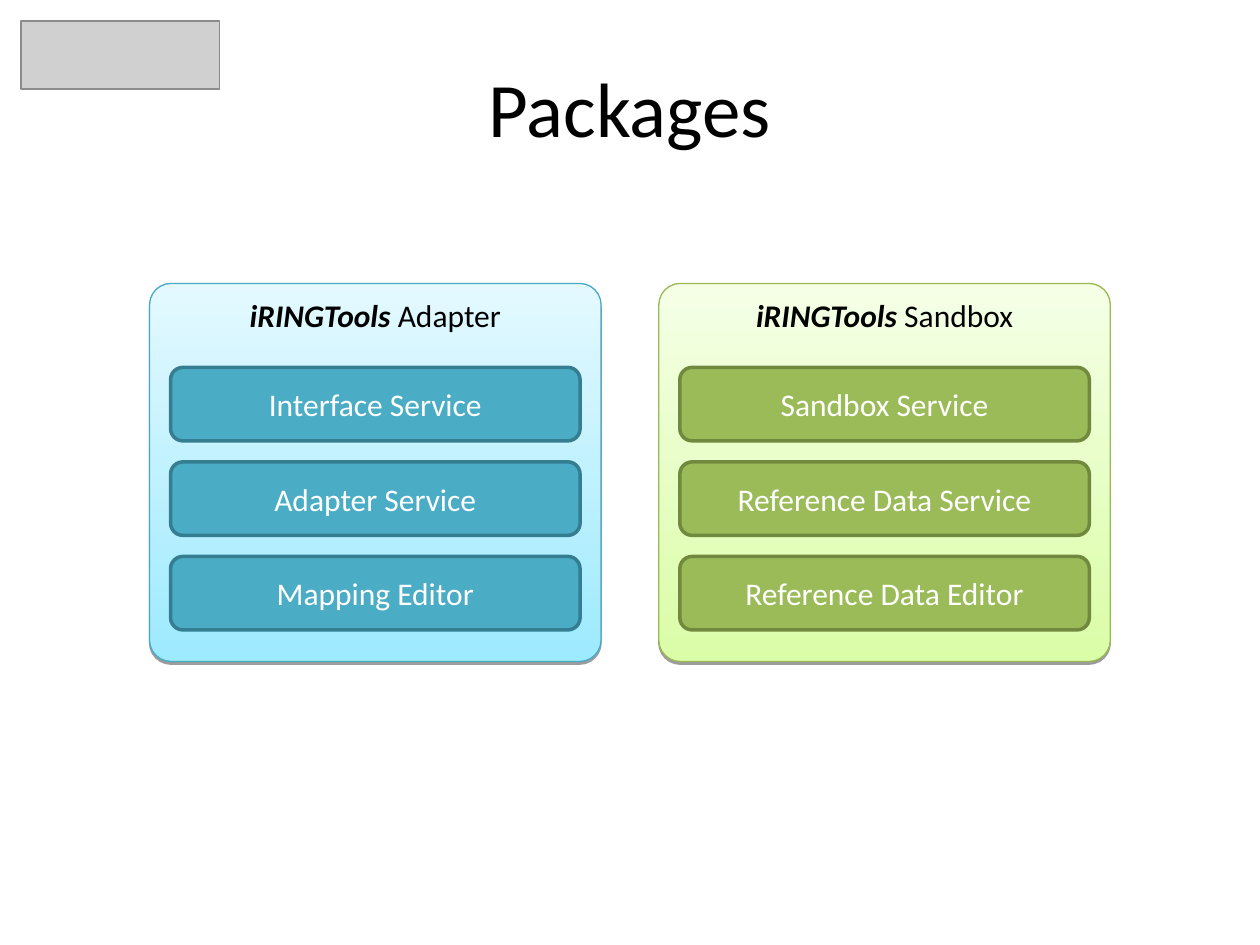
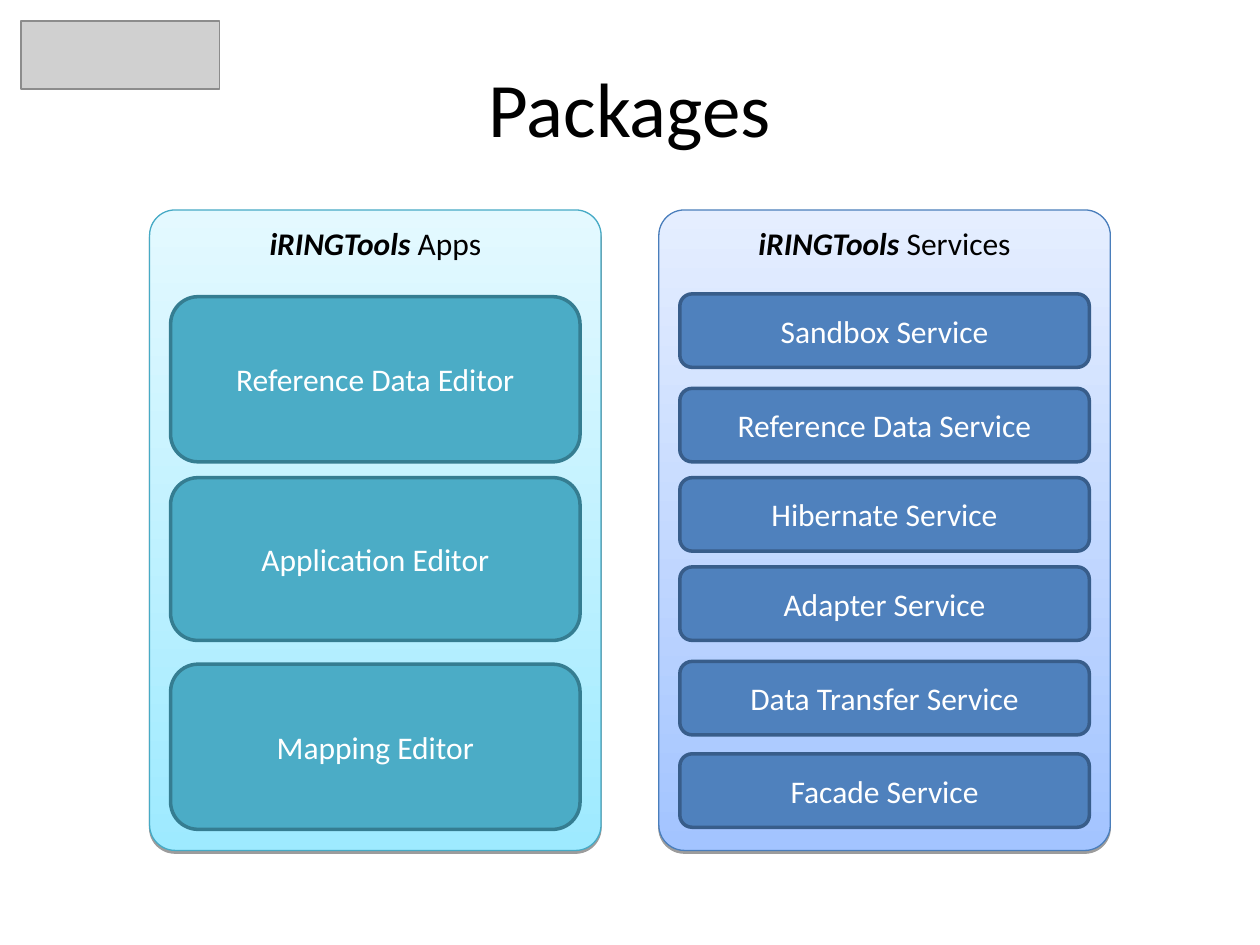
Before and after one commit to heyena/iring-tools, a slide deck: slide 2 of branches/2.0.x/Documentation/iRINGTools_SDK_Overview_v2.0.0.ppt. Drawn at 1260x945 pixels with LibreOffice and Linux fonts; fonts in the diff are those of the drawing; grey boxes stand for pictures; background and template pictures are left out. Boxes give left, top, right and bottom in pixels: in the first picture for what was removed or moved away, otherwise in the second. Text is boxed around its words. In the diff, an @@ line names an element or a change of style, - is before the commit and + after.

```diff
--- a/branches/2.0.x/Documentation/iRINGTools_SDK_Overview_v2.0.0.ppt
+++ b/branches/2.0.x/Documentation/iRINGTools_SDK_Overview_v2.0.0.ppt
@@ rounded rectangle removed at <box>150,284,601,662</box> @@
-iRINGTools Adapter
@@ rounded rectangle "Reference Data Editor": place and size @@
-rounded rectangle "Reference Data Editor" at <box>680,557,1090,630</box>
+rounded rectangle "Reference Data Editor" at <box>170,296,580,461</box>
@@ rounded rectangle "Reference Data Editor" at <box>170,296,580,461</box>: fill #9BBB59 to #4BACC6; outline #71893F 2.01 pt to #357D91 2.01 pt @@
@@ rounded rectangle removed at <box>659,284,1110,662</box> @@
-iRINGTools Sandbox
@@ rounded rectangle "Sandbox Service": place and size @@
-rounded rectangle "Sandbox Service" at <box>680,368,1090,441</box>
+rounded rectangle "Sandbox Service" at <box>680,294,1090,367</box>
@@ rounded rectangle "Sandbox Service" at <box>680,294,1090,367</box>: fill #9BBB59 to #4F81BD; outline #71893F 2.01 pt to #385D8A 2.01 pt @@
@@ rounded rectangle removed at <box>170,368,580,441</box> @@
-Interface Service
@@ rounded rectangle "Reference Data Service": place and size @@
-rounded rectangle "Reference Data Service" at <box>680,462,1090,536</box>
+rounded rectangle "Reference Data Service" at <box>680,388,1090,461</box>
@@ rounded rectangle "Reference Data Service" at <box>680,388,1090,461</box>: fill #9BBB59 to #4F81BD; outline #71893F 2.01 pt to #385D8A 2.01 pt @@
@@ rounded rectangle "Adapter Service": place and size @@
-rounded rectangle "Adapter Service" at <box>170,462,580,536</box>
+rounded rectangle "Adapter Service" at <box>680,567,1090,640</box>
@@ rounded rectangle "Adapter Service" at <box>680,567,1090,640</box>: fill #4BACC6 to #4F81BD; outline #357D91 2.01 pt to #385D8A 2.01 pt @@
@@ rounded rectangle "Mapping Editor": place and size @@
-rounded rectangle "Mapping Editor" at <box>170,557,580,630</box>
+rounded rectangle "Mapping Editor" at <box>170,664,580,829</box>
@@ group added at <box>150,210,1110,850</box>: 4 rounded rectangles, 2 freeform shapes @@
+iRINGTools Services
+iRINGTools Apps
+Data Transfer Service
+Application Editor
+Hibernate Service
+Facade Service
```
Also in this commit, not shown: 7 other slides changed, 8 slides added, 5 slides removed, 1 other file.
